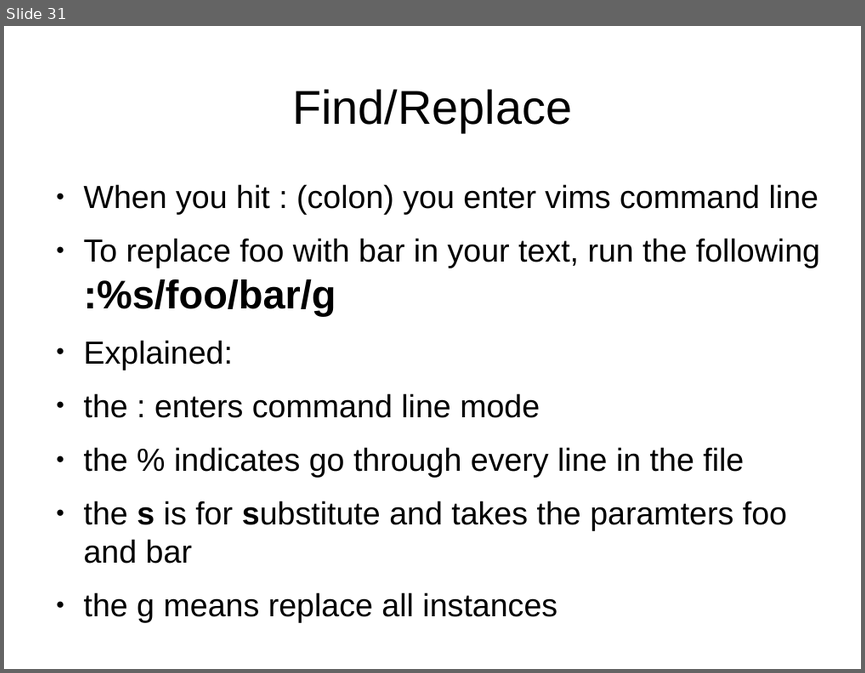
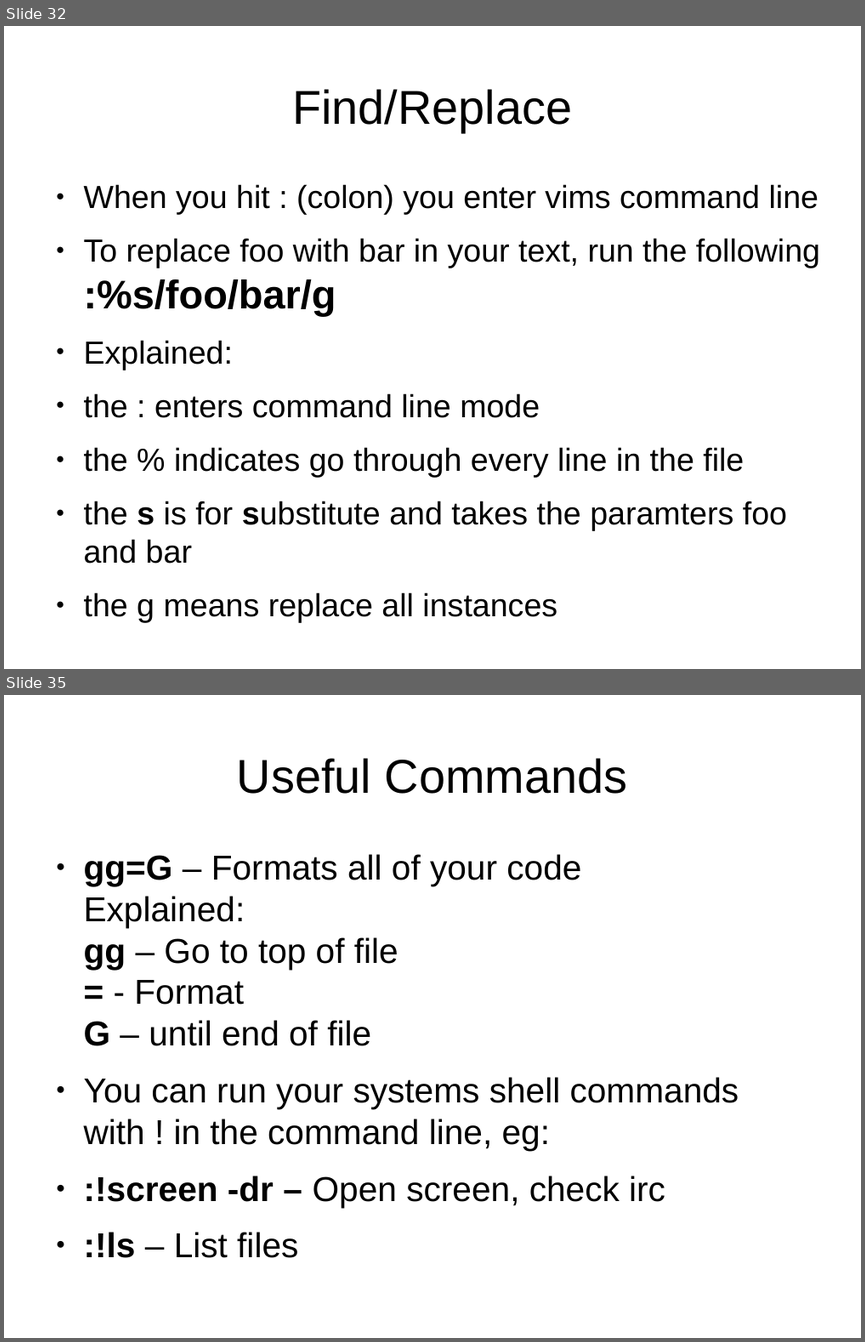
Before and after one commit to mikesligo/Vimtorial, a slide deck: Beginner pres.odp. Shown one above the other, each under a label of ours: slide 31 before the commit, slides 32 and 35 after it; the slides between them are not shown. The pictures are 865x673 and 865x1342 pixels, drawn with LibreOffice and Linux fonts; fonts in the diff are those of the drawing. Boxes give left, top, right and bottom in pixels: in the first picture for what was removed or moved away, otherwise in the second. Text is boxed around its words. In the diff, an @@ line names an element or a change of style, - is before the commit and + after.

```diff
--- a/Beginner pres.odp
+++ b/Beginner pres.odp
@@ slide 35 added at box(4, 695, 861, 1338), background #FFFFFF @@
@@ title added at box(237, 758, 628, 794), 44 pt, text #000000 @@
+Useful Commands
@@ text added at box(84, 854, 739, 1207), 32 pt, text #000000 @@
+● gg=G – Formats all of your code
+  Explained:
+  gg – Go to top of file
+  = - Format
+  G – until end of file
+● You can run your systems shell commands with ! in the command line, eg:
+● :!screen -dr – Open screen, check irc
+● :!ls – List files
@@ what was slide 31 is now slide 32 @@
```
Also in this commit, not shown: 1 slide changed, 12 other slides added, 1 slide removed, 13 other files.
